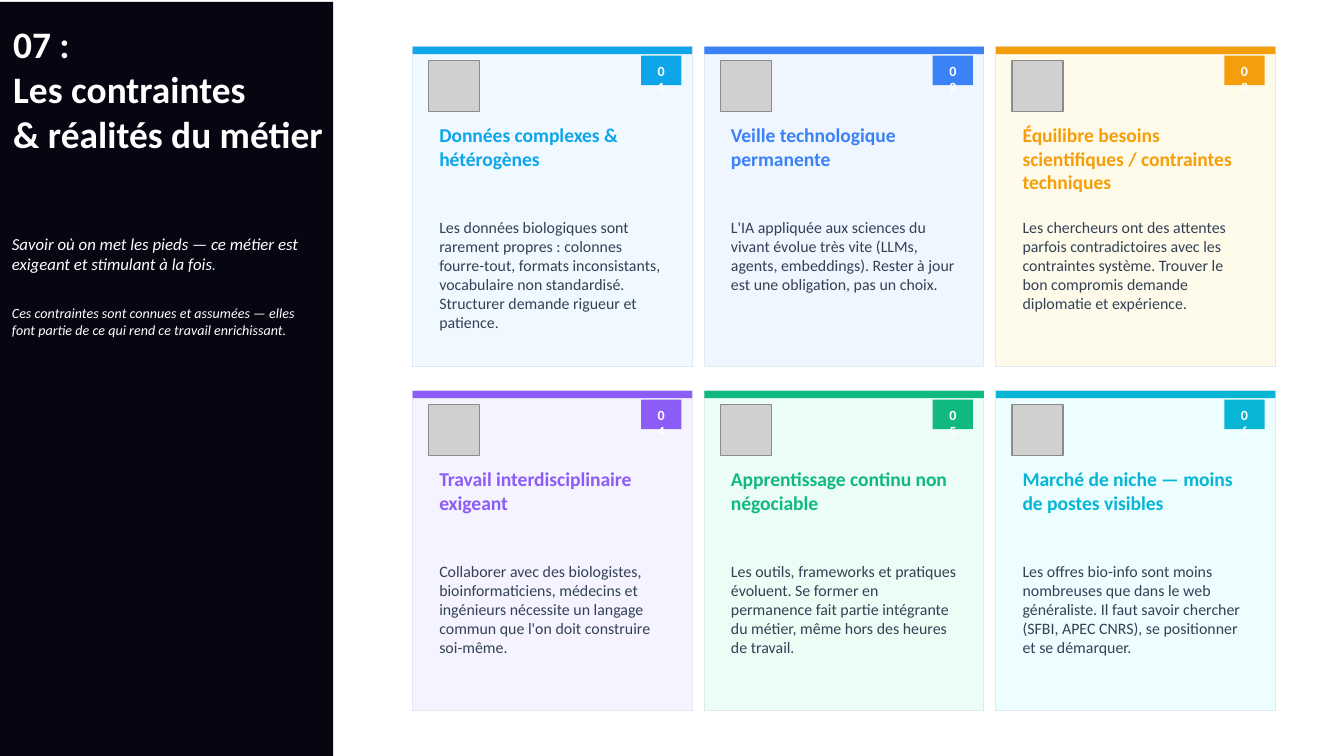
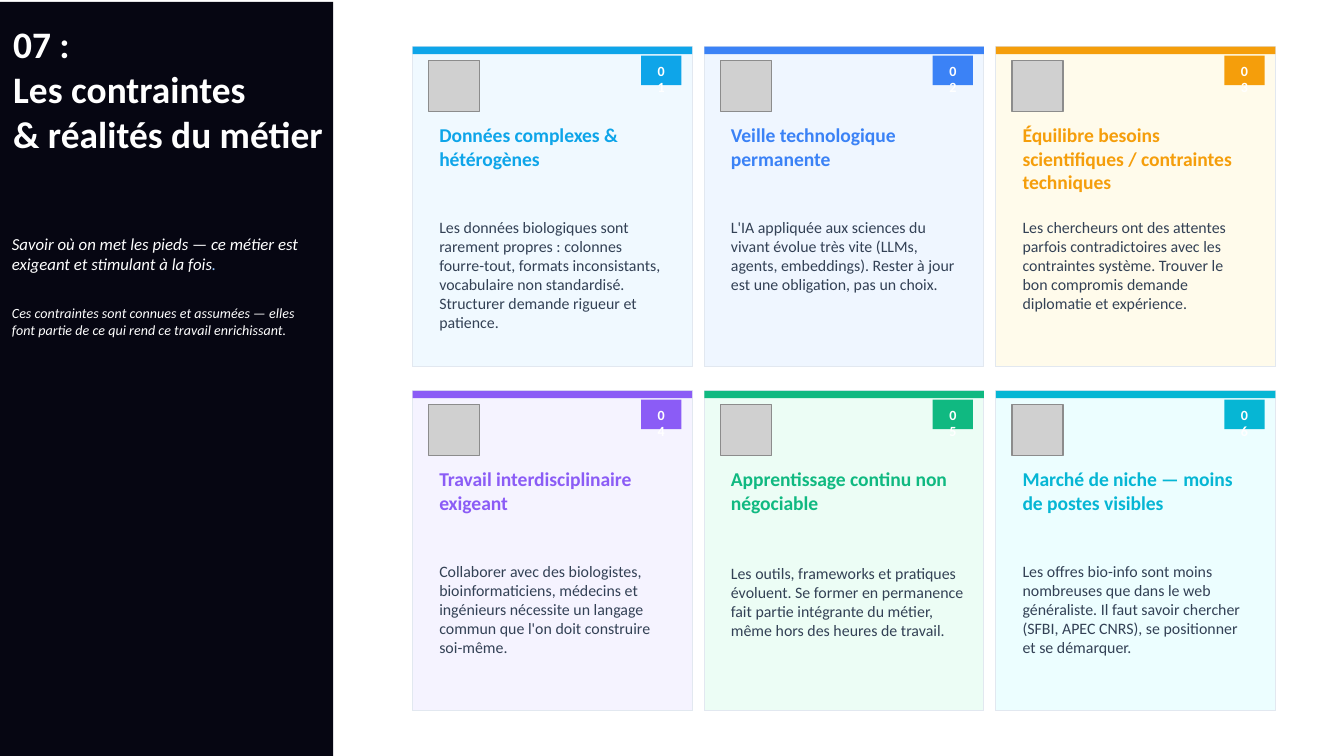
Before and after one commit to NGaudin13/professional-profile, a slide deck: slide 9 of professional_background_nicolas_gaudin.pdf.pptx. Drawn at 1344x756 pixels with LibreOffice and Linux fonts; fonts in the diff are those of the drawing; grey boxes stand for pictures. Boxes give left, top, right and bottom in pixels: in the first picture for what was removed or moved away, otherwise in the second. Text is boxed around its words. In the diff, an @@ line names an element or a change of style, - is before the commit and + after.

```diff
--- a/professional_background_nicolas_gaudin.pdf.pptx
+++ b/professional_background_nicolas_gaudin.pdf.pptx
@@ text "Les outils, frameworks et pratiques ..." rewrapped from [731,566,956,653] to [731,568,963,636] @@
```
Also in this commit, not shown: 4 other slides changed, 2 slides added, 1 slide removed.
